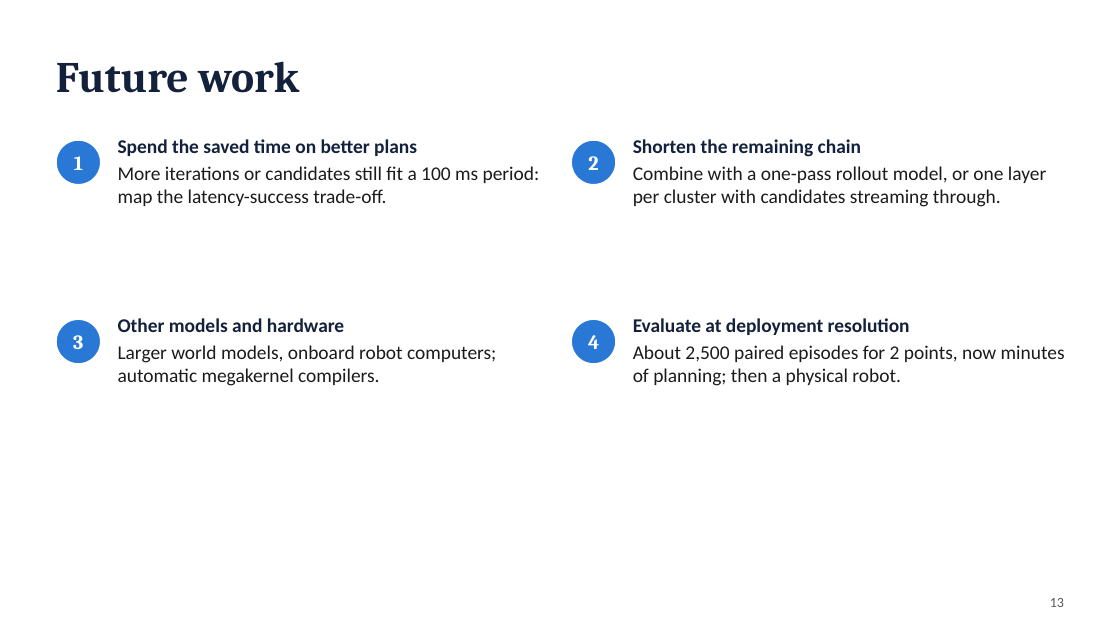
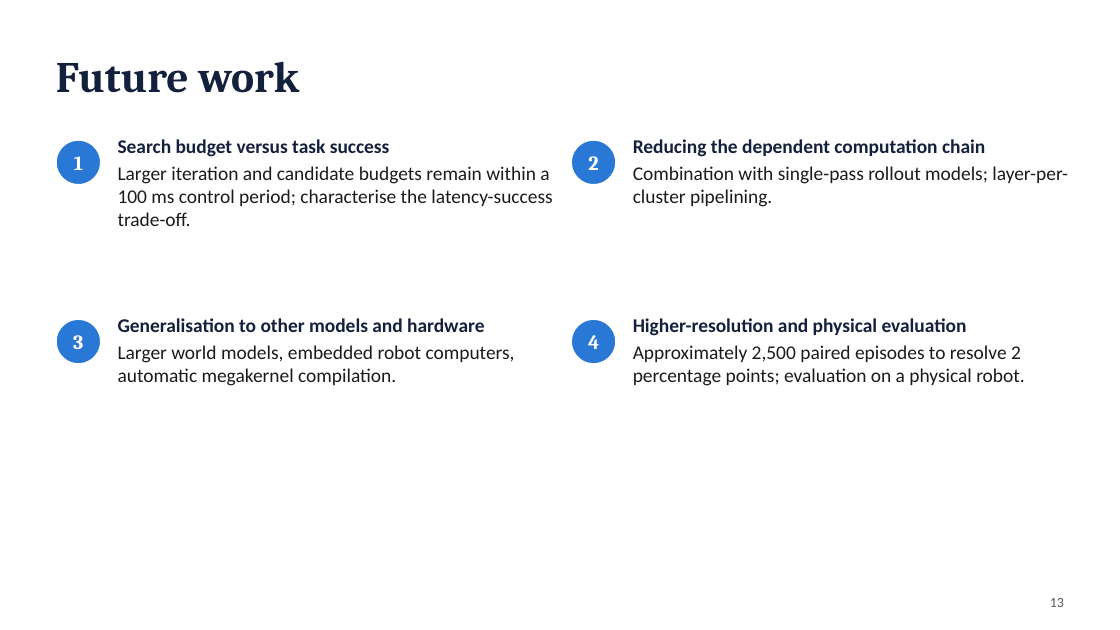
Before and after one commit to antoinenguyen27/lewm-flash, a slide deck: slide 13 of docs/paper/presentation.pptx. Drawn at 1120x630 pixels with LibreOffice and Linux fonts; fonts in the diff are those of the drawing. Boxes give left, top, right and bottom in pixels: in the first picture for what was removed or moved away, otherwise in the second. Text is boxed around its words. In the diff, an @@ line names an element or a change of style, - is before the commit and + after.

```diff
--- a/docs/paper/presentation.pptx
+++ b/docs/paper/presentation.pptx
@@ text at (118,139,552,226): text changed @@
-Spend the saved time on better plans
-More iterations or candidates still fit a 100 ms period: map the latency-success trade-off.
+Search budget versus task success
+Larger iteration and candidate budgets remain within a 100 ms control period; characterise the latency-success trade-off.
@@ text at (633,139,1068,207): text changed @@
-Shorten the remaining chain
-Combine with a one-pass rollout model, or one layer per cluster with candidates streaming through.
+Reducing the dependent computation chain
+Combination with single-pass rollout models; layer-per-cluster pipelining.
@@ text at (118,318,515,386): text changed @@
-Other models and hardware
-Larger world models, onboard robot computers; automatic megakernel compilers.
+Generalisation to other models and hardware
+Larger world models, embedded robot computers, automatic megakernel compilation.
@@ text at (633,318,1025,386): text changed @@
-Evaluate at deployment resolution
-About 2,500 paired episodes for 2 points, now minutes of planning; then a physical robot.
+Higher-resolution and physical evaluation
+Approximately 2,500 paired episodes to resolve 2 percentage points; evaluation on a physical robot.
```
Also in this commit, not shown: 11 other slides changed, 2 other files.
